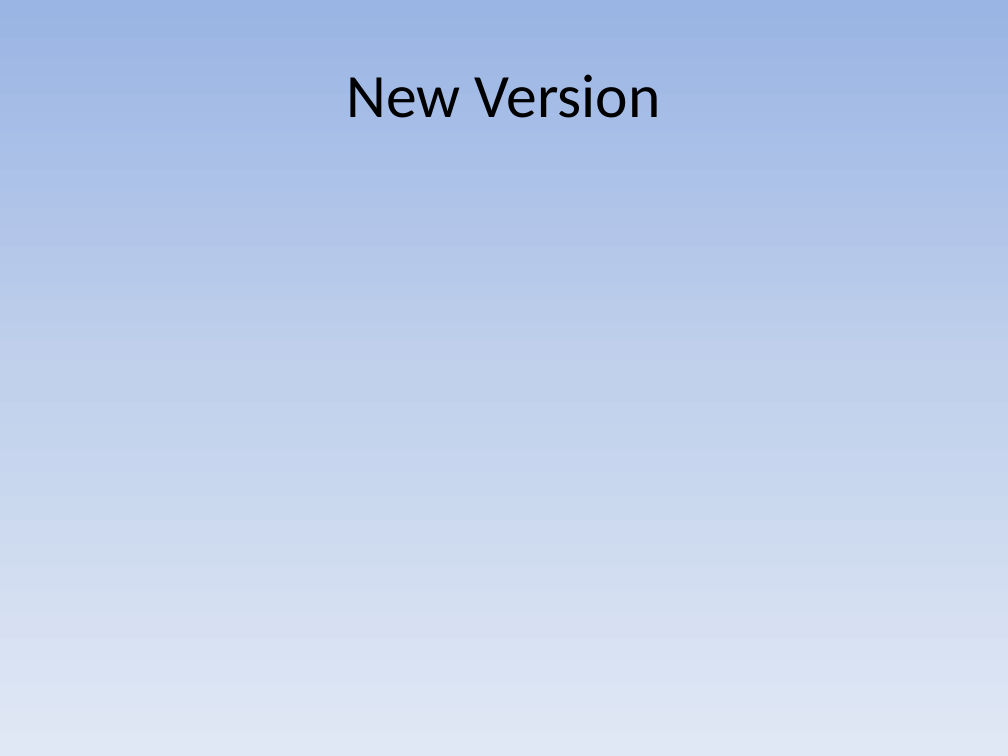
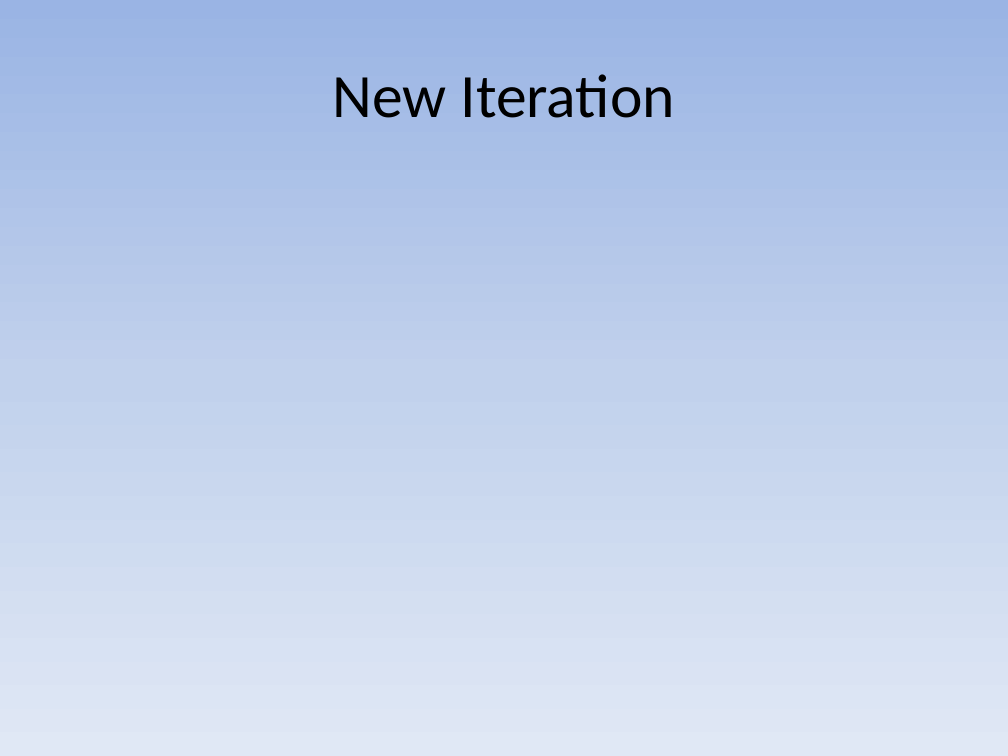
Before and after one commit to IcecoolR/Take-That-1st-Step, a slide deck: slide 4 of UI Ideas.pptx. Drawn at 1008x756 pixels with LibreOffice and Linux fonts; fonts in the diff are those of the drawing. Boxes give left, top, right and bottom in pixels: in the first picture for what was removed or moved away, otherwise in the second. Text is boxed around its words. In the diff, an @@ line names an element or a change of style, - is before the commit and + after.

```diff
--- a/UI Ideas.pptx
+++ b/UI Ideas.pptx
@@ title at (x1=333, y1=74, x2=675, y2=118): text changed @@
-New Version
+New Iteration
```
Also in this commit, not shown: 2 other slides changed, 2 slides added, 1 other file.
